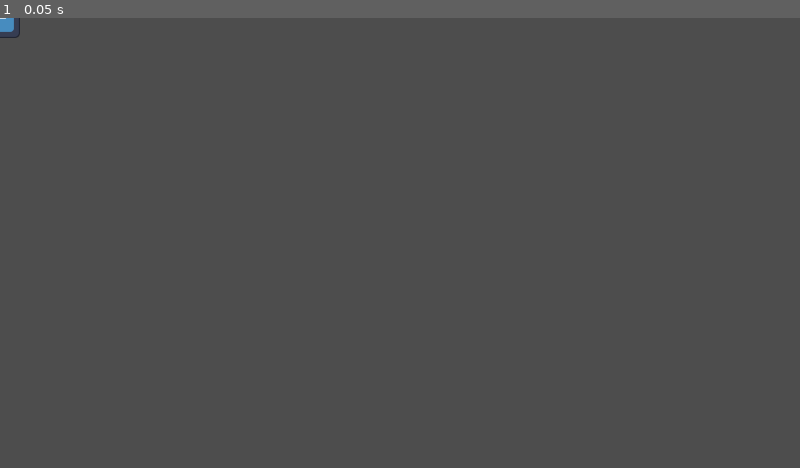
Above: before the commit, frame 1.
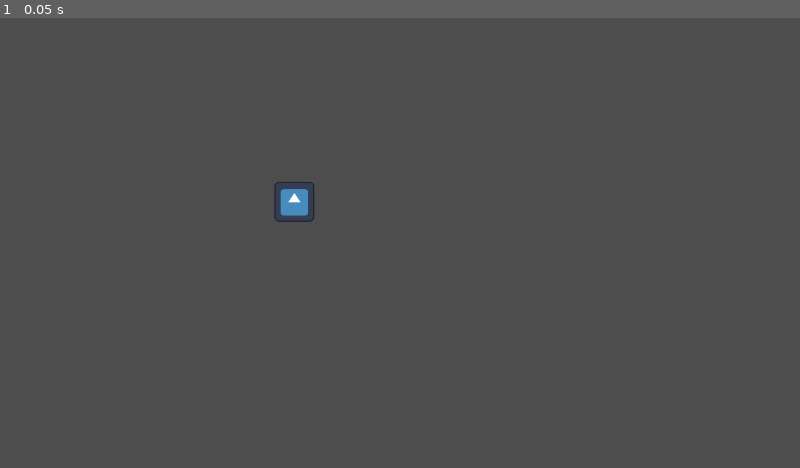
Above: after the commit, the same moment.

Repository: taiseicee/Silken
Game: Godot game, scene res://scenes/levels/level_test.tscn
The game is run twice, just before and just after one commit, with the same random seed, the same clock (stepped at 60 frames per second) and the same inputs. The engine's default icon, where the game draws it, is replaced by a stand-in: a white triangle on a blue panel in a dark square.
Inputs:
- Up to frame 1 (0.05 s): no input

The runs differ from the first frame. In frame 1, 0.3% of the frame differs, in the area x 0-40%, y 0-46%.

Commit message:
Added Damping Pendulum Physics

Diff:
--- a/project.godot
+++ b/project.godot
@@ -19,3 +19,7 @@
 
 window/size/viewport_width=1280
 window/size/viewport_height=720
+
+[physics]
+
+2d/default_gravity=98.0
--- a/scenes/levels/level_test.tscn
+++ b/scenes/levels/level_test.tscn
@@ -5,3 +5,4 @@
 [node name="level_test" type="Node2D"]
 
 [node name="player" parent="." instance=ExtResource("1_2ijks")]
+position = Vector2(471, 294)
--- a/src/player/movement_comp.gd
+++ b/src/player/movement_comp.gd
@@ -1,16 +1,53 @@
 extends Node
 
 var character: CharacterBody2D
-var key_manager: Node
+@onready
+var key_manager: Node = $key_manager
 
 var gravity: float = ProjectSettings.get_setting("physics/2d/default_gravity")
 
 var first_key: Key
 var second_key: Key
 
-func init(character: CharacterBody2D, key_manager: Node):
+var swing_point: Vector2
+var web_length: float
+var resonant_frequency: float
+var beta: float
+
+var angular_vel: float
+var angle: float
+
+@export
+var mass: float = 1
+@export
+var air_friction: float = 0.35
+@export
+var web_length_multiplier: float = 20
+
+func init(character: CharacterBody2D):
 	self.character = character
-	self.key_manager = key_manager
+
+func handle_gravity(delta: float):
+	character.velocity.y += gravity * delta
+
+func shoot():
+	var first_location: Vector2 = key_manager.get_key_location(first_key)
+	var second_location: Vector2 = key_manager.get_key_location(second_key)
+	var direction: Vector2 = second_location - first_location
+	web_length = (web_length_multiplier * direction).length()
+	swing_point = character.position + web_length_multiplier * direction
+	resonant_frequency = sqrt(gravity / web_length)
+	beta = air_friction / (2 * mass)
+
+	angular_vel = 0
+	angle = Vector2.DOWN.angle_to(direction)
+
+func swing(delta: float):
+	angular_vel = angular_vel + (delta * -2 * beta * angular_vel - (resonant_frequency * resonant_frequency * sin(angle)))
+	angle = angle + delta * angular_vel
+
+	character.position.y = swing_point.y + web_length * cos(angle)
+	character.position.x = swing_point.x + web_length * sin(angle)
 
 func set_first_key(key: Key) -> bool:
 	print("First Key:")
@@ -40,3 +77,6 @@
 	var location: Vector2 = key_manager.get_key_location(key)
 	if is_valid_key(key, location):
 		print("%c - %d - %v" % [key, key, location])
+
+func draw_web():
+	character.draw_line(character.position, character.to_local(swing_point), Color(1, 1, 1))
--- a/src/player/player.gd
+++ b/src/player/player.gd
@@ -4,11 +4,9 @@
 var state_machine: FiniteStateMachine = $state_machine
 @onready
 var movement_comp: Node = $movement_comp
-@onready
-var key_manager: Node = $movement_comp/key_manager
 
 func _ready():
-	movement_comp.init(self, key_manager)
+	movement_comp.init(self)
 	state_machine.init(self, movement_comp)
 
 func _process(delta: float):
--- a/src/player/states/aim.gd
+++ b/src/player/states/aim.gd
@@ -5,6 +5,7 @@
 	print("Entered: Aim State")
 
 func process_input(event: InputEvent):
+	super(event)
 	if not Input.is_key_pressed(movement_comp.first_key):
 		state_transition.emit(self, "idle")
 		return
--- a/src/player/states/shoot.gd
+++ b/src/player/states/shoot.gd
@@ -2,10 +2,13 @@
 
 func enter_state():
 	super()
+	movement_comp.shoot()
 	print("Entered: Shoot State")
 
 func process_input(event: InputEvent):
+	super(event)
 	if not Input.is_key_pressed(movement_comp.second_key):
 		state_transition.emit(self, "aim")
 	if not Input.is_key_pressed(movement_comp.first_key):
+		movement_comp.shoot()
 		state_transition.emit(self, "swing")
--- a/src/player/states/swing.gd
+++ b/src/player/states/swing.gd
@@ -3,3 +3,11 @@
 func enter_state():
 	super()
 	print("Entered: Swing State")
+
+func process_input(event: InputEvent):
+	super(event)
+	# TODO: Add switching of first and second keys
+
+func process_physics(delta: float):
+	super(delta)
+	movement_comp.swing(delta)
